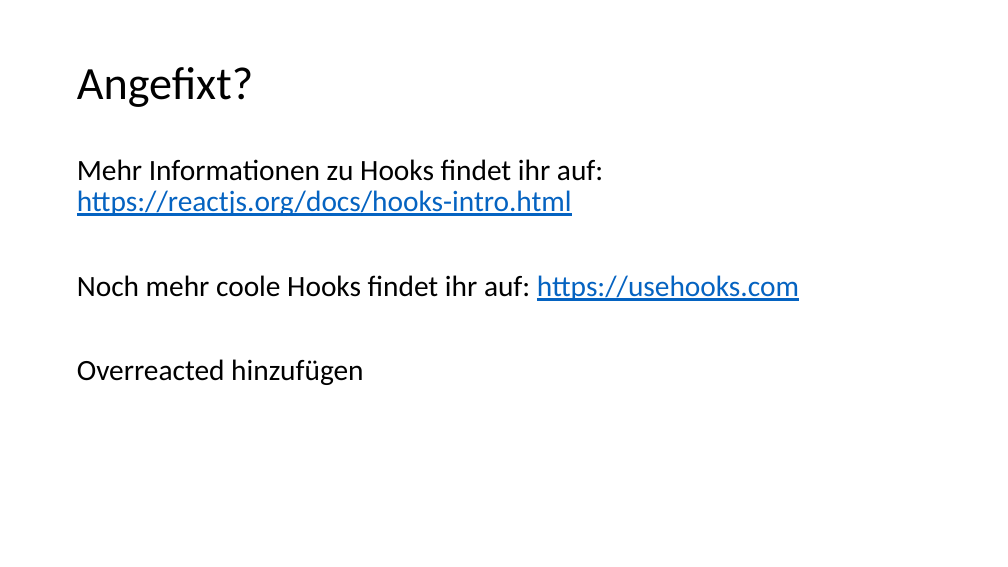
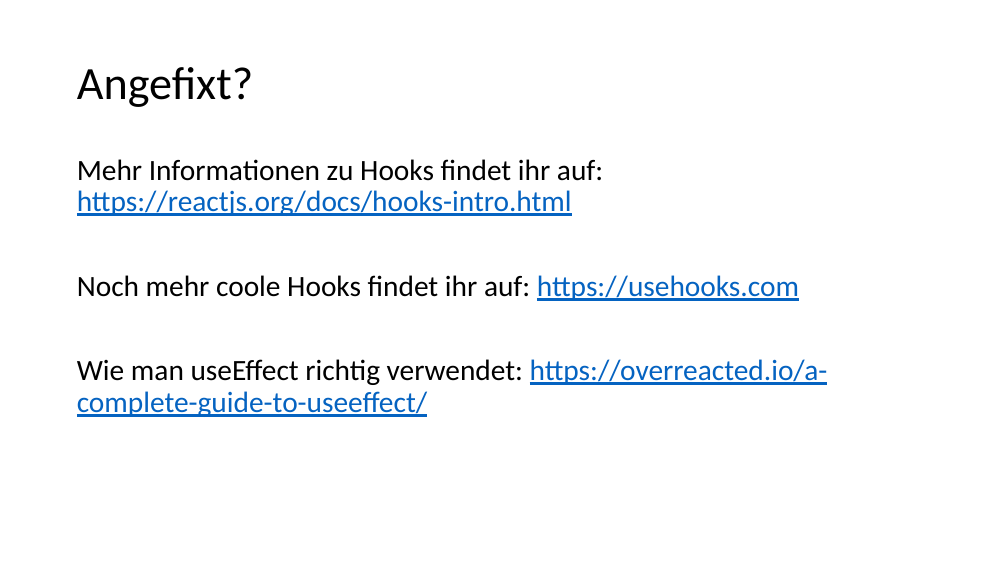
Before and after one commit to developercamp/devcamp19, a slide deck: slide 29 of Sessions/Dominik- Hooks was ist das eigentlich/Hooks.pptx. Drawn at 1008x567 pixels with LibreOffice and Linux fonts; fonts in the diff are those of the drawing. Boxes give left, top, right and bottom in pixels: in the first picture for what was removed or moved away, otherwise in the second. Text is boxed around its words. In the diff, an @@ line names an element or a change of style, - is before the commit and + after.

Commit message:
TODO in der Präsentation aufgelöst

```diff
--- a/Sessions/Dominik- Hooks was ist das eigentlich/Hooks.pptx
+++ b/Sessions/Dominik- Hooks was ist das eigentlich/Hooks.pptx
@@ text at (77,359,828,417): text changed; text colour #000000 to #0563C1 @@
-Overreacted hinzufügen
+Wie man useEffect richtig verwendet: https://overreacted.io/a-complete-guide-to-useeffect/
```
